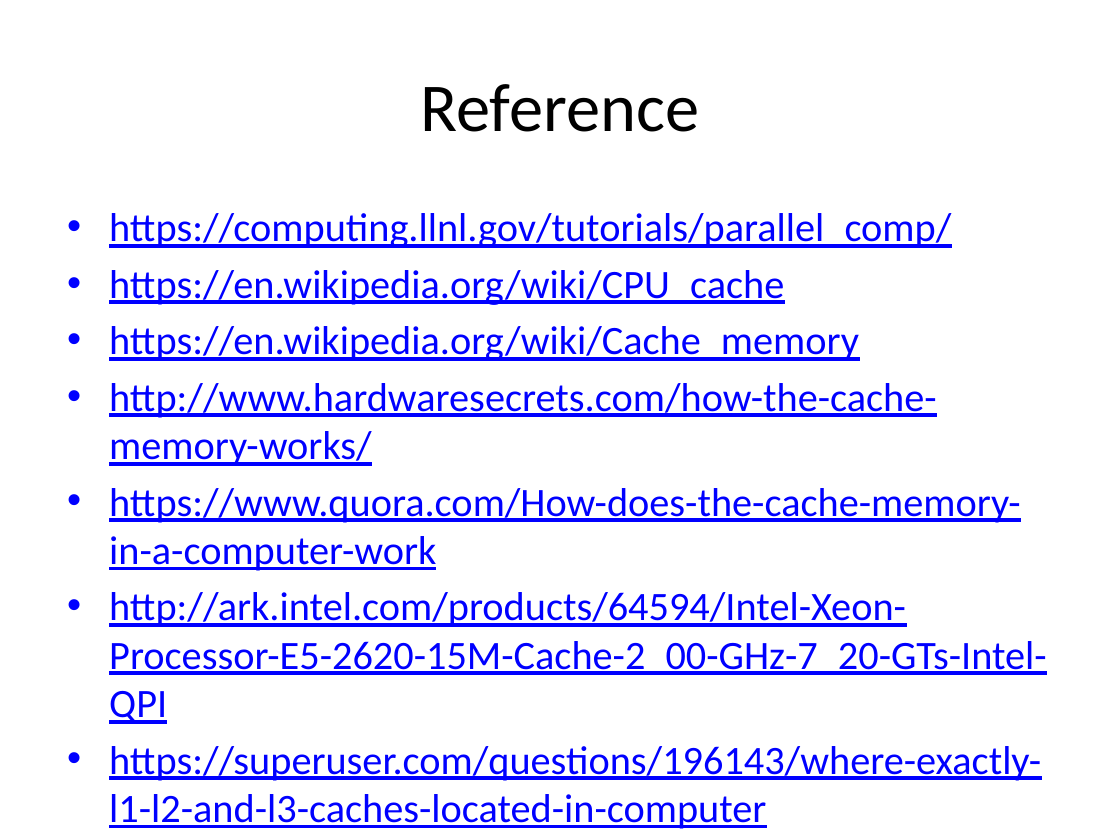
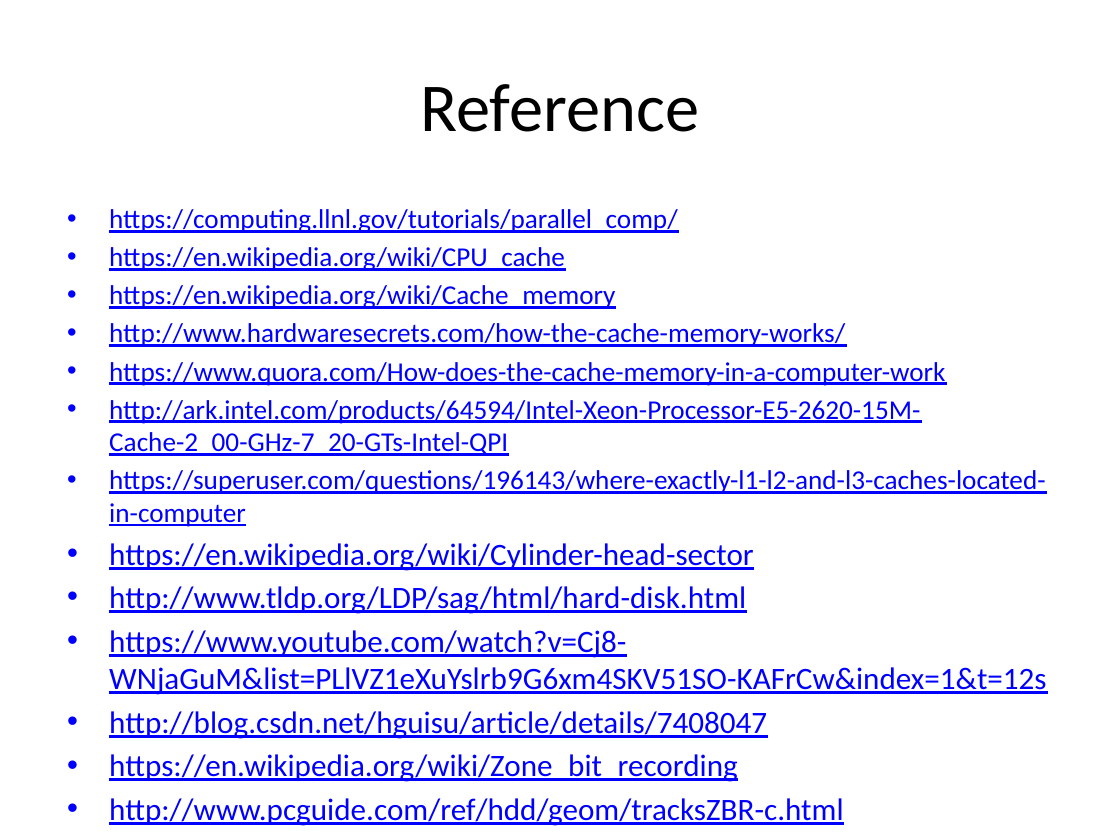
Before and after one commit to guhanjie/Knowledge-sharing, a slide deck: slide 51 of 数据存取模型.pptx (slide 43 before the commit). Drawn at 1120x840 pixels with LibreOffice and Linux fonts; fonts in the diff are those of the drawing. Boxes give left, top, right and bottom in pixels: in the first picture for what was removed or moved away, otherwise in the second. Text is boxed around its words. In the diff, an @@ line names an element or a change of style, - is before the commit and + after.

```diff
--- a/数据存取模型.pptx
+++ b/数据存取模型.pptx
@@ text at (109,209,1045,527): size 25.9 to 17.5 pt in "https://computing.llnl.gov/tutorials/parallel_comp/", "https://en.wikipedia.org/wiki/CPU_cache", "https://en.wikipedia.org/wiki/Cache_memory", "http://www.hardwaresecrets.com/how-the-cache-memory-works/" and 3 more places; less space between paragraphs @@
@@ text at (109,543,1046,826): paragraphs added @@
+• https://en.wikipedia.org/wiki/Cylinder-head-sector
+• http://www.tldp.org/LDP/sag/html/hard-disk.html
+• https://www.youtube.com/watch?v=Cj8-WNjaGuM&list=PLlVZ1eXuYslrb9G6xm4SKV51SO-KAFrCw&index=1&t=12s
+• http://blog.csdn.net/hguisu/article/details/7408047
+• https://en.wikipedia.org/wiki/Zone_bit_recording
+• http://www.pcguide.com/ref/hdd/geom/tracksZBR-c.html
```
Also in this commit, not shown: 1 other slide changed, 8 slides added.
